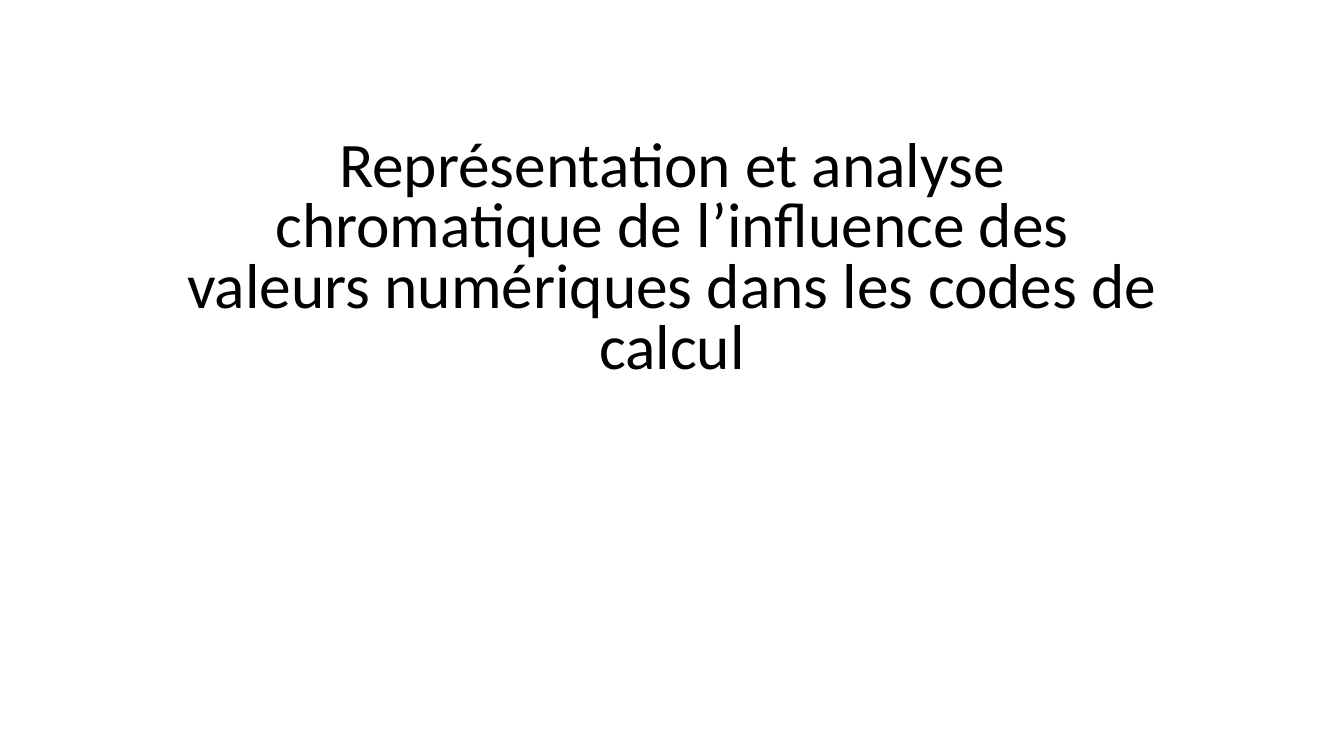
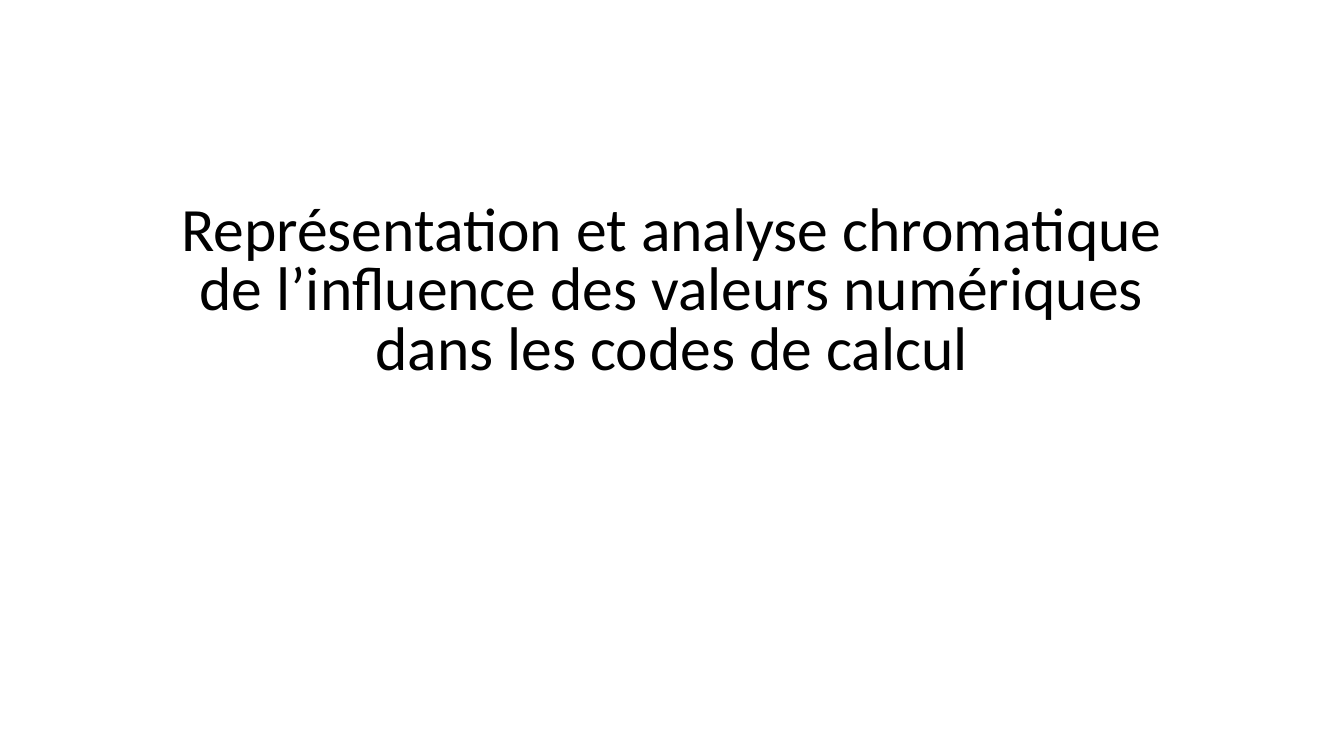
Before and after one commit to ddavid42/chromatic, a slide deck: slide 1 of Presentation/Représentation et analyse chromatique de l’influence des valeurs.odp. Drawn at 1344x756 pixels with LibreOffice and Linux fonts; fonts in the diff are those of the drawing. Boxes give left, top, right and bottom in pixels: in the first picture for what was removed or moved away, otherwise in the second. Text is boxed around its words. In the diff, an @@ line names an element or a change of style, - is before the commit and + after.

Commit message:
Ajout travaux futurs dans présentation

```diff
--- a/Presentation/Représentation et analyse chromatique de l’influence des valeurs.odp
+++ b/Presentation/Représentation et analyse chromatique de l’influence des valeurs.odp
@@ title "Représentation et analyse chromatique de ..." at (181, 208, 1161, 371): size 45.3 to 44 pt @@
```
Also in this commit, not shown: 6 other slides changed.
